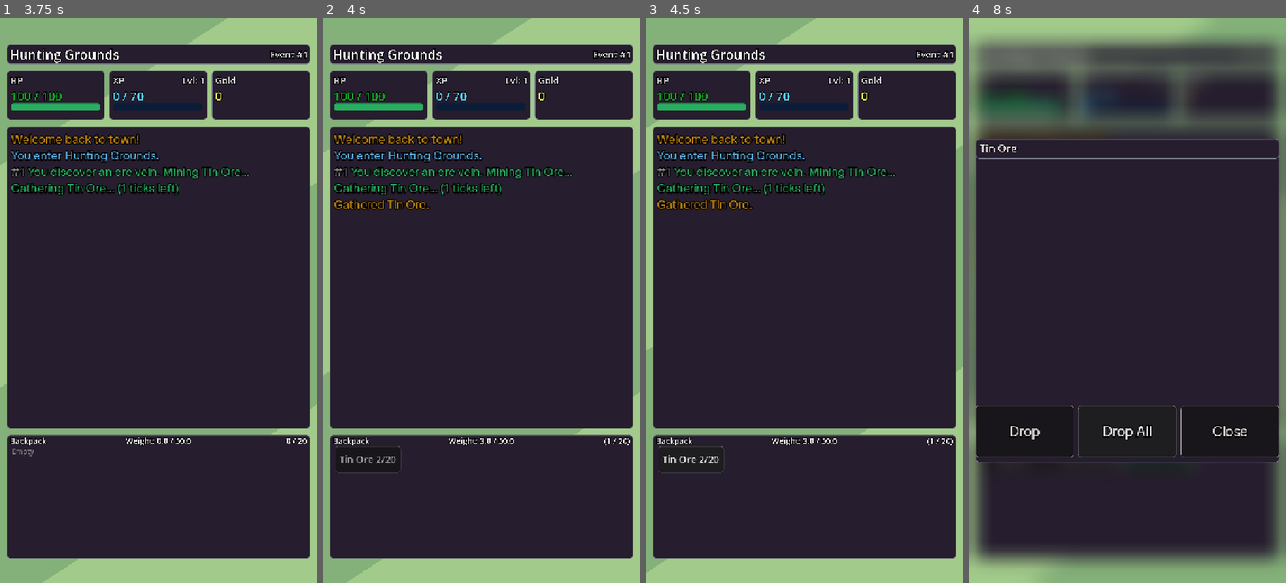
Above: before the commit, frames 1-4 (left to right).
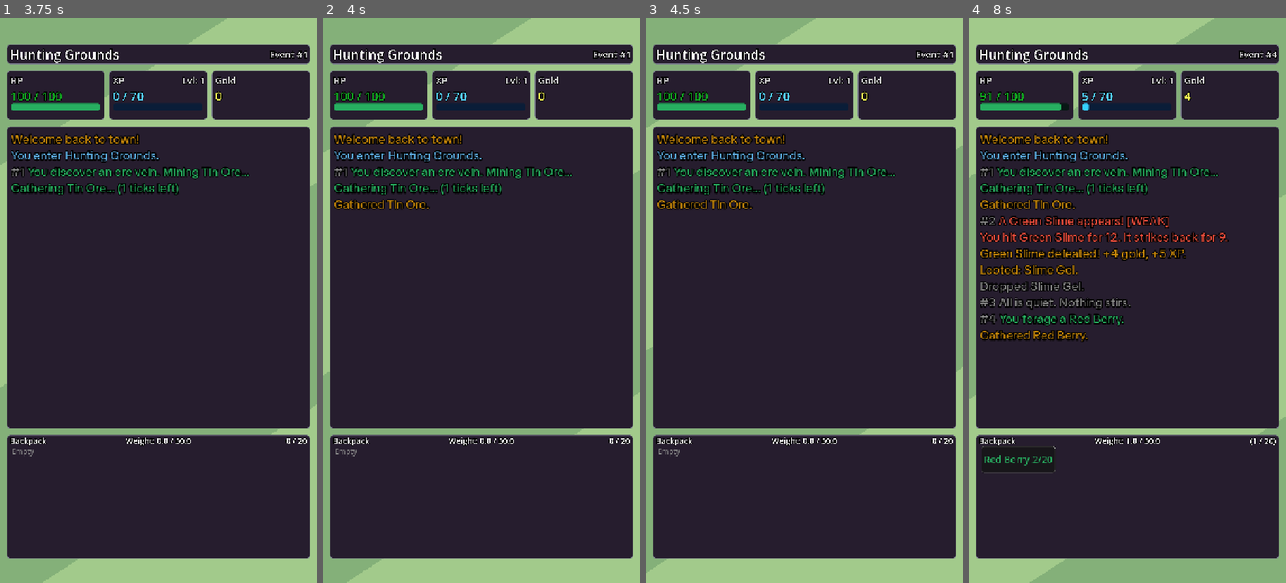
Above: after the commit, the same moments.

Repository: Nano95/project_RUNES
Game: Godot game, scene res://Scenes/Main.tscn
Same seed, same stepped clock (60 frames per second), same inputs: the game is played once before the commit and once after it.
Inputs (mouse positions are in pixels of both pictures, inside the frame that each line leads up to):
- Up to frame 1 (3.75 s): click "Choose Area" at 0.5 s; click "Hunting Grounds" at 1.25 s; move the mouse to (228, 272) at 2.02 s; click (228, 272) at 2.17 s; drag from (95, 328) to (142, 413) at 2.77 s; move the mouse to (190, 176) at 3.52 s; click (190, 176) at 3.67 s
- Up to frame 2 (4 s): no input
- Up to frame 3 (4.5 s): click (690, 458) at 4.25 s, where only the run before the commit has a clickable "Tin Ore 2/20"
- Up to frame 4 (8 s): click "Slime Gel" at 5 s; click "Drop" at 5.75 s; click (1013, 458) at 6.5 s, where only the run before the commit has a clickable "Tin Ore"; click (1127, 430) at 7.25 s, where only the run before the commit has a clickable "Drop All"

Frame 1 is identical in both runs. In frame 2, 0.2% of the frame differs, in the area x 4-97%, y 74-81%; in frame 3, 0.2%; in frame 4, 31%, in the area x 0-100%, y 2-98%.

Commit message:
remove tin, and

Diff:
--- a/Scenes/MainController.tscn
+++ b/Scenes/MainController.tscn
@@ -1790,7 +1790,6 @@
 text = "Close"
 
 [node name="StorageModal" type="ColorRect" parent="UIController" unique_id=700632207 node_paths=PackedStringArray("back …(218 unchanged characters)…
-visible = false
 material = SubResource("ShaderMaterial_ds30n")
 layout_mode = 1
 anchors_preset = 15
--- a/Scripts/InventoryDisplay.gd
+++ b/Scripts/InventoryDisplay.gd
@@ -9,6 +9,7 @@
 var main:MainNode
 var longPressTimer: Timer
 var longPressTarget: String = ""
+var isPressingDown: bool = false
 const LONG_PRESS_DURATION: float = 0.5
 
 func _ready() -> void:
@@ -35,6 +36,7 @@
 		var emptyLabel = Label.new()
 		emptyLabel.text = "Empty"
 		emptyLabel.add_theme_color_override("font_color", Color("#888888"))
+		itemFlow.add_child.call_deferred(emptyLabel)
 		itemFlow.add_child(emptyLabel)
 		return
 
@@ -74,27 +76,27 @@
 
 func onItemSinglePressed(itemName: String, itemType: String) -> void:
 	if (longPressTimer.time_left > 0):
-		print("longPressTimer.time_left return")
 		return
 	if (itemType == "potion"):
 		GameEvents.itemInspected.emit(itemName)
 		GameEvents.potionUsed.emit(itemName)
 
 func onItemButtonDown(itemName: String) -> void:
+	isPressingDown = true
 	longPressTarget = itemName
 	longPressTimer.start()
 
 func onItemButtonUp(itemName: String, itemType: String) -> void:
-	if longPressTimer.is_stopped():
-		# Timer already fired = long press, do nothing here
-		return
-	longPressTimer.stop()
-	# Short tap
-	if itemType == "potion":
-		GameEvents.potionUsed.emit(itemName)
+	isPressingDown = false
+	if not longPressTimer.is_stopped():
+		longPressTimer.stop()
+		# Was a short tap
+		if itemType == "potion":
+			call_deferred("emitPotionUsed", itemName)
 
 func onLongPress() -> void:
-	if longPressTarget == "":
+	if not isPressingDown or longPressTarget == "":
 		return
+	isPressingDown = false
 	GameEvents.itemLongPressed.emit(longPressTarget)
 	longPressTarget = ""
--- a/Scripts/InventorySystem.gd
+++ b/Scripts/InventorySystem.gd
@@ -105,9 +105,13 @@
 		)
 
 	main.save_game()
+	call_deferred("emitInventoryChanged")
 	GameEvents.backpackChanged.emit()
 	GameEvents.weightChanged.emit()
 	return true
+
+func emitInventoryChanged() -> void:
+	GameEvents.backpackChanged.emit()
 
 func countInBackpack(itemName: String) -> int:
 
--- a/Scripts/ItemRegistry.gd
+++ b/Scripts/ItemRegistry.gd
@@ -92,7 +92,6 @@
 	_add("Copper Ore",          "ore",        true,  1.5, "Common metal ore.",                8)
 	_add("Iron Ore",            "ore",        true,  1.8, "Heavy and valuable.",              15)
 	_add("Coal",                "ore",        true,  1.6, "Burns long and hot.",              10)
-	_add("Tin Ore",             "ore",        true,  1.5, "Useful for alloys.",               12)
 	_add("Gold Ore",        "ore",       true,  1.2, "Heavy and precious.",               35)
 
 	# ── BARS ─────────────────────────────────────────────
--- a/Scripts/StorageDisplay.gd
+++ b/Scripts/StorageDisplay.gd
@@ -77,6 +77,7 @@
 
 	backpackTitleCap.text = "Backpack (%d / %d)" % [main.game_data.backpack.size(), main.game_data.backpackMax]
 	for entry in stacked:
+		print("entry: ", entry)
 		var btn = _makeItemButton(entry, "backpack")
 		backpackFlow.add_child(btn)
 
@@ -173,6 +174,7 @@
 	refresh()
 
 func onBuildPressed() -> void:
+	Utils.animateButtonPress(buildButton)
 	var chest = chestSystem.getChest(selectedChestId)
 	if chest:
 		chestSystem.upgradeChest(chest)
